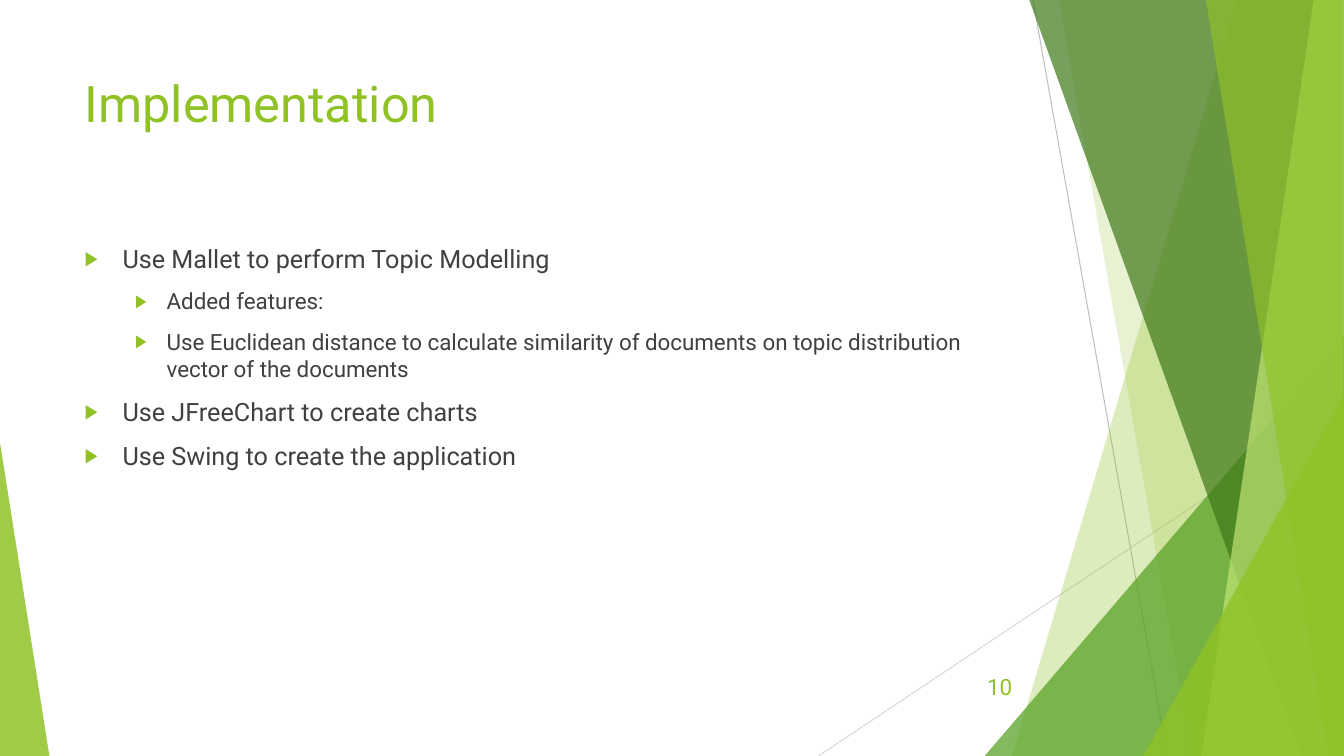
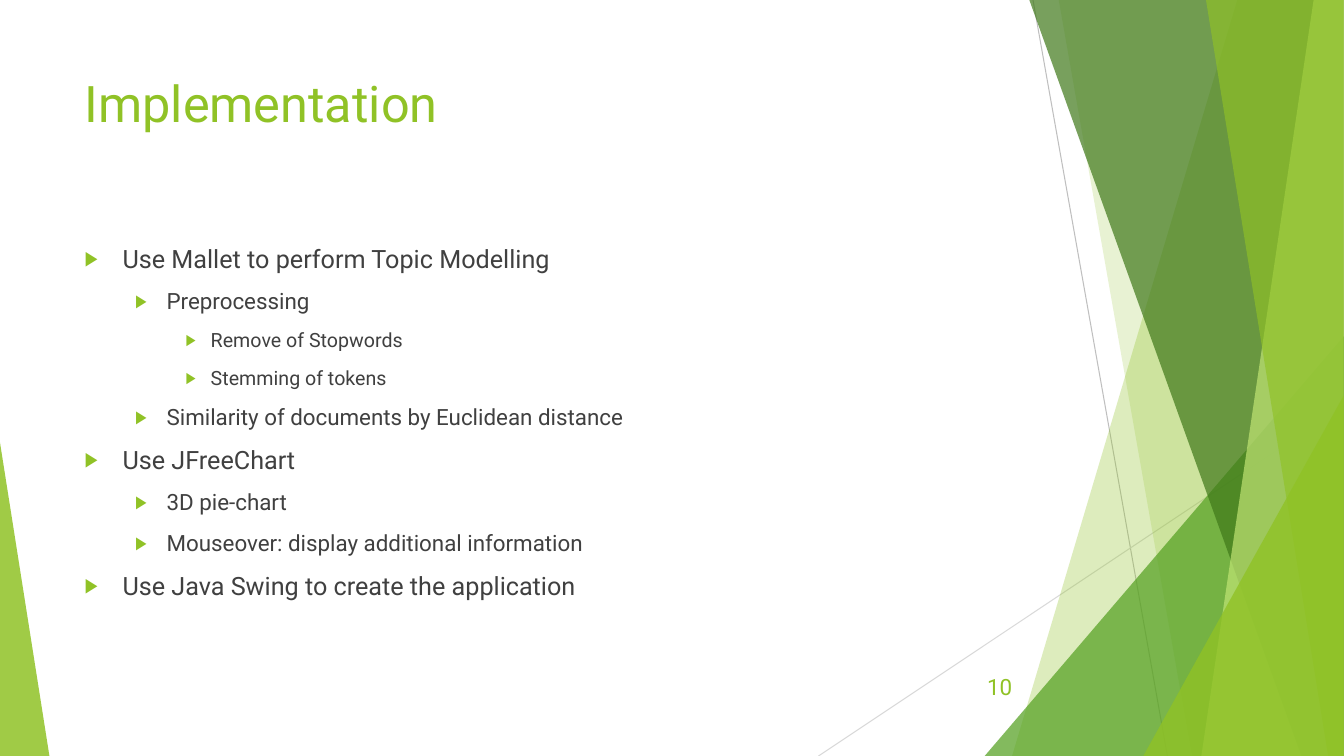
Before and after one commit to jeff2018/KnowledgeDiscoveryVisualization, a slide deck: slide 10 of Topic Model Visualization.pptx. Drawn at 1344x756 pixels with LibreOffice and Linux fonts; fonts in the diff are those of the drawing. Boxes give left, top, right and bottom in pixels: in the first picture for what was removed or moved away, otherwise in the second. Text is boxed around its words. In the diff, an @@ line names an element or a change of style, - is before the commit and + after.

Commit message:
update powerpoint

```diff
--- a/Topic Model Visualization.pptx
+++ b/Topic Model Visualization.pptx
@@ text at (x1=123, y1=293, x2=623, y2=601): text changed @@
-  ▶ Added features:
-  ▶ Use Euclidean distance to calculate similarity of documents on topic distribution vector of the documents
-▶ Use JFreeChart to create charts
-▶ Use Swing to create the application
+  ▶ Preprocessing
+    ▶ Remove of Stopwords
+    ▶ Stemming of tokens
+  ▶ Similarity of documents by Euclidean distance
+▶ Use JFreeChart
+  ▶ 3D pie-chart
+  ▶ Mouseover: display additional information
+▶ Use Java Swing to create the application
```
Also in this commit, not shown: 5 other slides changed.
